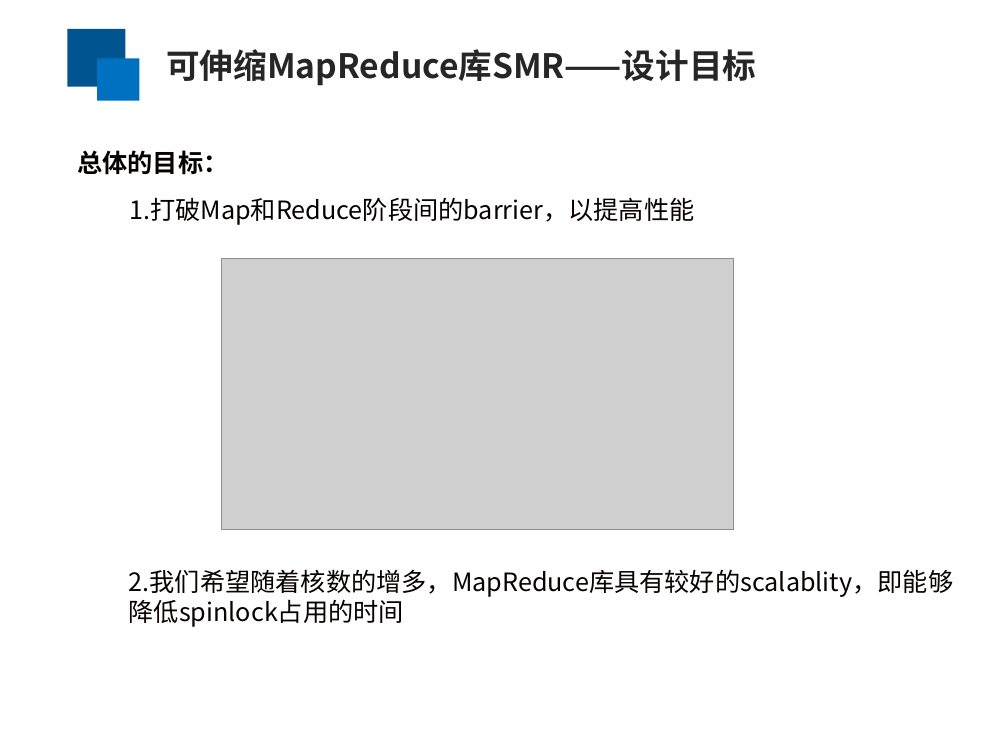
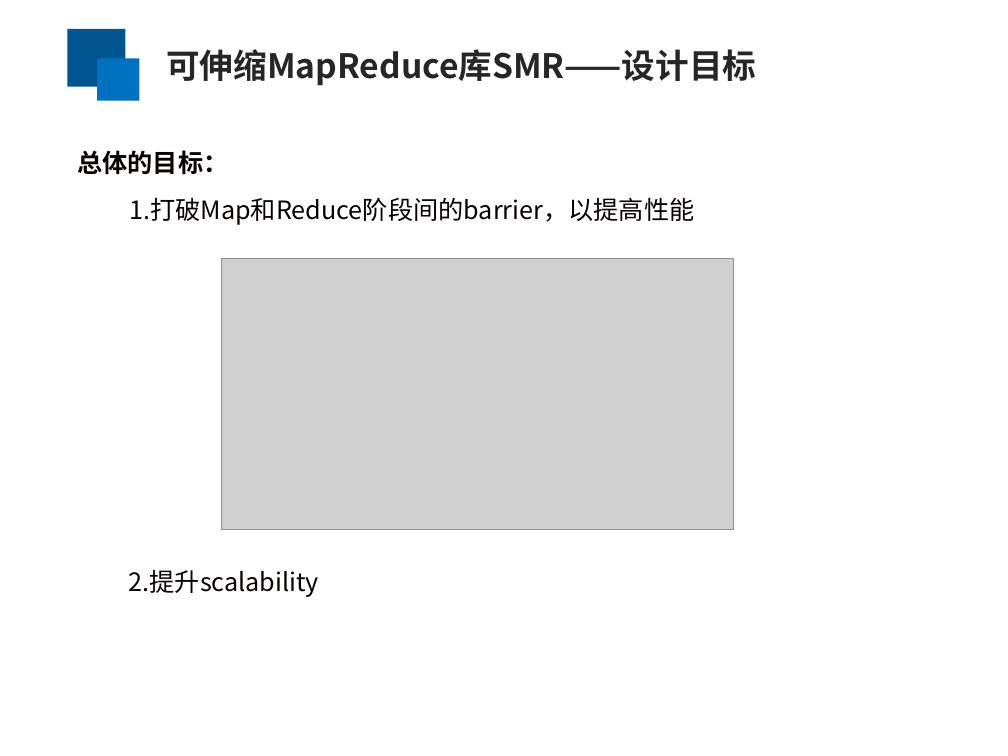
Before and after one commit to yufenyu/work, a slide deck: slide 6 of dmr_paper/paper/chinaSys-2016.ppt. Drawn at 1008x756 pixels with LibreOffice and Linux fonts; fonts in the diff are those of the drawing; grey boxes stand for pictures. Boxes give left, top, right and bottom in pixels: in the first picture for what was removed or moved away, otherwise in the second. Text is boxed around its words. In the diff, an @@ line names an element or a change of style, - is before the commit and + after.

```diff
--- a/dmr_paper/paper/chinaSys-2016.ppt
+++ b/dmr_paper/paper/chinaSys-2016.ppt
@@ text removed at [129,569,954,627] @@
-2.我们希望随着核数的增多，MapReduce库具有较好的scalablity，即能够降低spinlock占用的时间
@@ text added at [129,570,319,597], 18 pt, text #080000 @@
+2.提升scalability
```
Also in this commit, not shown: 14 other slides changed.
